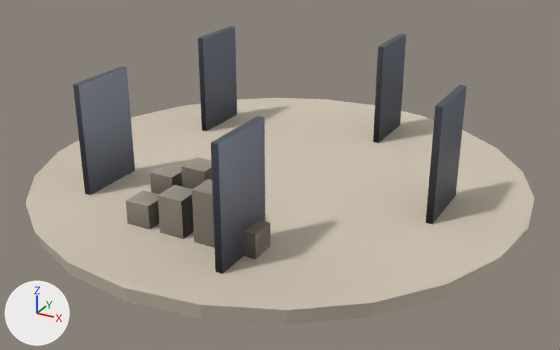
The glTF model public/models/observer_mirrors.glb: old version first, new version second.
Rendered twice from a 50 mm camera at (18.6, -33.8, 17.6) aimed at (0.2, -0.5, 0.9). Lighting does not change. The marker at lower left points along +X, +Y and +Z. The older version comes first. Vertices at exactly the same position are counted once.

In view in the first picture: 'observer_mirrors'.
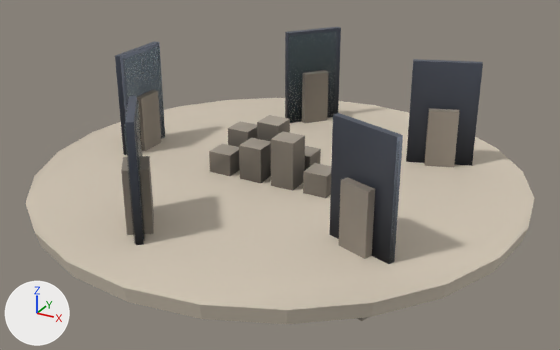
Where the change shows, as pixel boxes (x1, y1, x2, y2) in the pictures (560 x 350 px; the box of a moved part takes in the faces that stretch with it):
'observer_mirrors', reshaped
    before: (26, 26, 535, 324)
    after: (26, 27, 535, 324)
part 1 of me_plinth_001, moved or reshaped
    before: (126, 190, 159, 230)
    after: (209, 144, 240, 176)
part 2 of me_plinth_001, moved or reshaped
    before: (158, 185, 194, 239)
    after: (239, 138, 271, 183)
part 3 of me_plinth_001, moved or reshaped
    before: (192, 179, 215, 248)
    after: (271, 131, 305, 191)
part 4 of me_plinth_001, moved or reshaped
    before: (243, 220, 270, 259)
    after: (303, 163, 331, 198)
part 5 of me_plinth_001, moved or reshaped
    before: (150, 163, 182, 194)
    after: (228, 121, 257, 147)
part 6 of me_plinth_001, moved or reshaped
    before: (181, 157, 212, 189)
    after: (257, 115, 290, 141)
part 7 of me_plinth_001, moved or reshaped (not visible before)
    after: (304, 146, 321, 171)
part 8 of me_plinth_001, added (brown)
    after: (137, 90, 161, 151)
part 9 of me_plinth_001, moved or reshaped (not visible before)
    after: (115, 41, 165, 156)
part 10 of me_plinth_001, moved or reshaped
    before: (211, 116, 265, 274)
    after: (329, 113, 403, 264)
part 11 of me_plinth_001, moved or reshaped
    before: (198, 26, 237, 131)
    after: (285, 27, 341, 123)
part 12 of me_plinth_001, moved or reshaped
    before: (73, 66, 135, 195)
    after: (125, 96, 144, 245)
part 13 of me_plinth_001, moved or reshaped
    before: (373, 33, 406, 143)
    after: (406, 59, 483, 165)
part 14 of me_plinth_001, deleted
    before: (426, 85, 467, 224)
part 15 of me_plinth_001, added
    after: (121, 156, 154, 235)
part 16 of me_plinth_001, added
    after: (339, 177, 375, 321)
part 17 of me_plinth_001, added (brown)
    after: (302, 70, 328, 124)
part 18 of me_plinth_001, added (brown)
    after: (424, 108, 459, 167)
part 19 of me_plinth_001, recoloured
    both: (76, 98, 511, 281)

Patch to the scene script:
```diff
--- a/public/models/observer_mirrors.glb.py
+++ b/public/models/observer_mirrors.glb.py
@@ me_plinth_001 @@
 # used by ob_observer_mirrors; location = (0.0, 0.0, 0.0)
-me_plinth_001.from_pydata(...)  # 224 vertices, 356 faces; spans x -13.2..13.2, y -13.2..13.2, z 0.0..6.6
+me_plinth_001.from_pydata(...)  # 264 vertices, 416 faces; spans x -13.2..13.2, y -13.2..13.2, z -2.4..6.6
+# me_plinth_001 part 1: the loose piece of 8 vertices spanning x -3.5..-2.2, y -8.6..-7.3, z 0.8..2.0 is moved by (0.0, 7.0, 0.0)
+# me_plinth_001 part 2: the loose piece of 8 vertices spanning x -1.5..-0.2, y -8.6..-7.3, z 0.8..2.7 is moved by (0.0, 7.0, 0.0)
+# me_plinth_001 part 3: the loose piece of 8 vertices spanning x 0.3..1.6, y -8.6..-7.3, z 0.8..3.4 is moved by (0.0, 7.0, 0.0)
+# me_plinth_001 part 4: the loose piece of 8 vertices spanning x 2.2..3.5, y -8.6..-7.3, z 0.8..2.0 is moved by (0.0, 7.0, 0.0)
+# me_plinth_001 part 5: the loose piece of 8 vertices spanning x -3.5..-2.2, y -6.8..-5.4, z 0.8..2.7 is moved by (0.0, 7.0, 0.0)
+# me_plinth_001 part 6: the loose piece of 8 vertices spanning x -1.5..-0.2, y -6.8..-5.4, z 0.8..3.4 is moved by (0.0, 7.0, 0.0)
+# me_plinth_001 part 7: the loose piece of 8 vertices spanning x 0.3..1.6, y -6.8..-5.4, z 0.8..2.0 is moved by (0.0, 7.0, 0.0)
+# me_plinth_001 part 8: a new loose piece, a box spanning x -9.6..-8.4, y -1.0..0.6, z -2.4..4.0, in mat_stone_dark
+# me_plinth_001 part 9: the loose piece of 8 vertices spanning x -7.2..-7.1, y -6.8..-3.6, z 0.4..6.4 is scaled about its middle by (-2.92, -1.12, 1.07), then moved by (-1.8, 5.0, 0.0), in mat_metal
+# me_plinth_001 part 10: the loose piece of 8 vertices spanning x 2.6..3.0, y -10.4..-6.8, z 0.2..6.6 is turned -109.7 degrees about the z axis through its middle, then moved by (4.3, 3.1, 0.0)
+# me_plinth_001 part 11: the loose piece of 8 vertices spanning x -7.5..-7.1, y 3.5..7.1, z 0.2..6.6 is turned -38.3 degrees about the z axis through the mesh origin
+# me_plinth_001 part 12: the loose piece of 8 vertices spanning x -7.5..-7.1, y -7.1..-3.5, z 0.2..6.6 is turned 36.4 degrees about the z axis through the mesh origin
+# me_plinth_001 part 13: the loose piece of 8 vertices spanning x 2.6..3.0, y 6.8..10.4, z 0.2..6.6 is turned 110.5 degrees about the z axis through its middle, then moved by (4.3, -3.0, 0.0)
+# me_plinth_001 part 14: the loose piece of 8 vertices spanning x 8.8..9.2, y -1.8..1.8, z 0.2..6.6 is deleted
+# me_plinth_001 part 15: 24 vertices added at x -3.8..-1.7, y -10.1..-7.0, z -2.4..6.4
+# me_plinth_001 part 16: 8 vertices added at x 6.2..8.1, y -6.3..-4.7, z -2.4..4.0
+# me_plinth_001 part 17: 8 vertices added at x -3.4..-1.5, y 7.7..9.7, z -2.4..4.0
+# me_plinth_001 part 18: 8 vertices added at x 6.1..8.0, y 4.8..6.5, z -2.4..4.0
+# me_plinth_001 part 19: 28 kept faces spanning x -13.2..13.0, y -13.2..12.8, z 0.0..0.8 get new vertex colours
+# other edits to the shape of me_plinth_001 do not show in these pictures
 me_plinth_001.materials.append(mat_stone)
```
